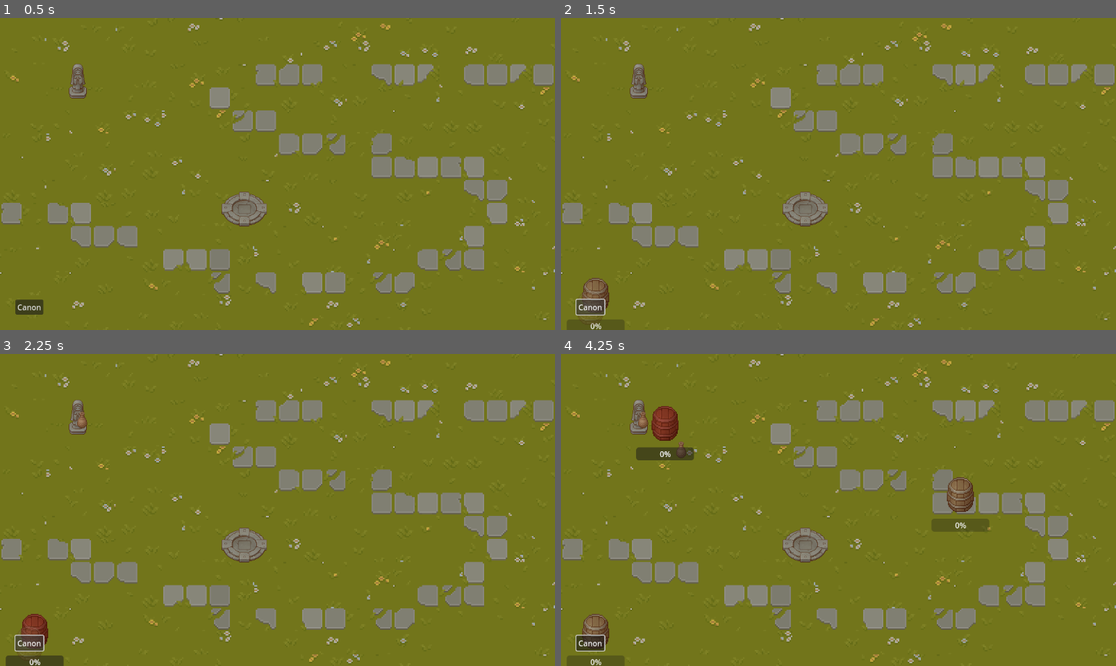
Above: before the commit, frames 1-4 (two rows, left to right).
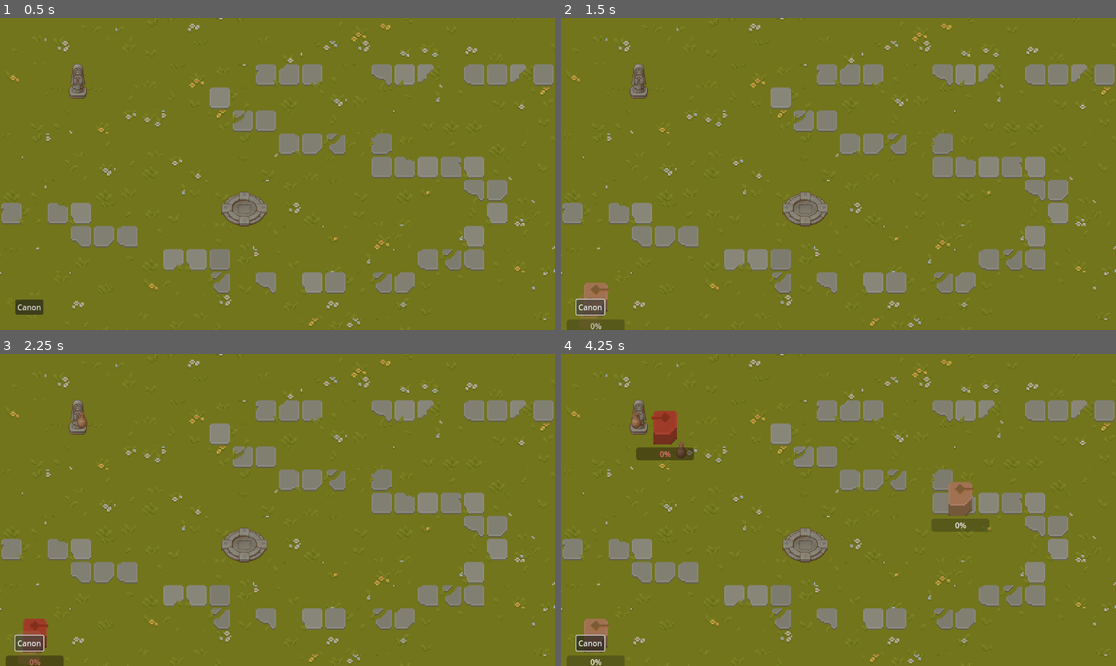
Above: after the commit, the same moments.

Repository: Kinsteen/tower-defense
Game: Godot game, scene res://Main.tscn
Two runs of this game, one before a commit and one after it. Both use one fixed random seed, a clock stepped at 60 frames per second and the inputs below.
Inputs (mouse positions are in pixels of both pictures, inside the frame that each line leads up to):
- Up to frame 1 (0.5 s): no input
- Up to frame 2 (1.5 s): click "Canon" at 0.5 s; click "Canon" at 1.25 s
- Up to frame 3 (2.25 s): click "Canon" at 2 s
- Up to frame 4 (4.25 s): tap Enter at 2.75 s; move the mouse to (960, 494) at 2.77 s; hold Shift 2.78-3.5 s; click (960, 494) at 2.92 s; drag from (727, 525) to (666, 438) at 3.52 s

Frame 1 is identical in both runs. In frame 2, 0.3% of the frame differs, in the area x 3-9%, y 83-100%; in frame 3, 0.3%; in frame 4, 1.3%, in the area x 3-75%, y 16-96%.

Commit message:
Canon now shoots bullets, that hurt enemies

Diff:
--- a/prefabs/Canon.gd
+++ b/prefabs/Canon.gd
@@ -1,5 +1,45 @@
 extends Building
+
+@onready var timer = $Timer
+var target: Node2D
+@export var GOAL: Node2D
+
+const BULLET = preload("res://scenes/Bullet.tscn")
 
 # Custom Canon behavior
 func _ready():
 	super()
+	timer.start()
+
+func _physics_process(delta):
+	var closer_body: Node2D = null
+	var _dist: float = 999999999
+
+	# TODO: should be body closer to objective
+	for body in $Area2D.get_overlapping_bodies():
+		if body is Enemy:
+			var d = body.global_position.distance_to(self.global_position)
+			if d < _dist:
+				closer_body = body
+				_dist = d
+
+	target = closer_body
+
+	if target != null:
+		$Gun.look_at(target.global_position) # Why global?
+
+func _on_body_entered(body):
+	if body is Enemy and target == null:
+		target = body
+
+func _on_body_exited(body):
+	if body == target:
+		target = null
+
+
+func _on_timer_timeout():
+	if target != null:
+		var bullet = BULLET.instantiate()
+		bullet.position = $Gun.position
+		bullet.rotation = $Gun.rotation
+		self.add_child(bullet)
--- a/prefabs/Canon.tscn
+++ b/prefabs/Canon.tscn
@@ -1,15 +1,35 @@
-[gd_scene load_steps=3 format=3 uid="uid://1pw5tb10ntdh"]
+[gd_scene load_steps=5 format=3 uid="uid://1pw5tb10ntdh"]
 
-[ext_resource type="Texture2D" uid="uid://x2giw2kavaqu" path="res://textures/props.png" id="1_bss6j"]
 [ext_resource type="Script" path="res://prefabs/Canon.gd" id="1_by30s"]
+[ext_resource type="Texture2D" uid="uid://kacltvlq4tpk" path="res://textures/canon_base.png" id="2_dd4yw"]
+[ext_resource type="Texture2D" uid="uid://0hp6f5hwglrg" path="res://textures/canon_gun.png" id="3_efrn8"]
+
+[sub_resource type="CircleShape2D" id="CircleShape2D_j0oe3"]
+radius = 350.0
 
 [node name="Canon" type="Node2D" groups=["building"]]
 script = ExtResource("1_by30s")
 
-[node name="Sprite2D" type="Sprite2D" parent="."]
-scale = Vector2(2, 2)
-texture = ExtResource("1_bss6j")
-region_enabled = true
+[node name="Area2D" type="Area2D" parent="."]
+
+[node name="CollisionShape2D" type="CollisionShape2D" parent="Area2D"]
+shape = SubResource("CircleShape2D_j0oe3")
+
+[node name="Base" type="Sprite2D" parent="."]
+position = Vector2(0, -12)
+scale = Vector2(3.5, 3.5)
+texture = ExtResource("2_dd4yw")
 region_rect = Rect2(162, 153, 28, 36)
 
+[node name="Gun" type="Sprite2D" parent="."]
+position = Vector2(4.10951e-07, -12)
+scale = Vector2(3.5, 3.5)
+texture = ExtResource("3_efrn8")
+offset = Vector2(0, 0.5)
+
+[node name="Timer" type="Timer" parent="."]
+
 [connection signal="state_changed" from="." to="." method="_on_state_changed"]
+[connection signal="body_entered" from="Area2D" to="." method="_on_body_entered"]
+[connection signal="body_exited" from="Area2D" to="." method="_on_body_exited"]
+[connection signal="timeout" from="Timer" to="." method="_on_timer_timeout"]
--- a/prefabs/Enemy.gd
+++ b/prefabs/Enemy.gd
@@ -1,4 +1,4 @@
-extends CharacterBody2D
+class_name Enemy extends CharacterBody2D
 
 @export var HP : int = 30
 @export var DAMAGE : int = 10
@@ -24,6 +24,10 @@
 		queue_free()
 
 func _on_area_2d_body_entered(body):
+	if body is Bullet:
+		self.take_damage(10)
+		body.queue_free()
+
 	if body.has_method("take_damage") and body == GOAL:
 		body.take_damage(DAMAGE)
 		queue_free()
--- a/scenes/BuildingPopup.tscn
+++ b/scenes/BuildingPopup.tscn
@@ -4,11 +4,7 @@
 
 [node name="BuildingPopup" type="Control" groups=["building_popup"]]
 layout_mode = 3
-anchors_preset = 15
-anchor_right = 1.0
-anchor_bottom = 1.0
-grow_horizontal = 2
-grow_vertical = 2
+anchors_preset = 0
 script = ExtResource("1_sl8fw")
 
 [node name="VBoxContainer" type="VBoxContainer" parent="."]
--- /dev/null
+++ b/scenes/Bullet.gd
@@ -0,0 +1,17 @@
+class_name Bullet extends RigidBody2D
+
+@export var speed: float
+var life: float = 5 # Seconds
+
+# Called when the node enters the scene tree for the first time.
+func _ready():
+	linear_velocity = Vector2(cos(rotation), sin(rotation)) * speed
+	pass
+
+
+# Called every frame. 'delta' is the elapsed time since the previous frame.
+func _physics_process(delta):
+	life -= delta
+
+	if life < 0:
+		self.queue_free()
--- /dev/null
+++ b/scenes/Bullet.tscn
@@ -0,0 +1,22 @@
+[gd_scene load_steps=4 format=3 uid="uid://bf7e3meg44dvd"]
+
+[ext_resource type="Texture2D" uid="uid://bsmp4qstqbqj" path="res://textures/bullet.png" id="1_dp44w"]
+[ext_resource type="Script" path="res://scenes/Bullet.gd" id="1_pb4ca"]
+
+[sub_resource type="RectangleShape2D" id="RectangleShape2D_fhtlv"]
+size = Vector2(26, 12)
+
+[node name="Bullet" type="RigidBody2D"]
+collision_layer = 3
+collision_mask = 0
+gravity_scale = 0.0
+script = ExtResource("1_pb4ca")
+speed = 1200.0
+
+[node name="Sprite2D" type="Sprite2D" parent="."]
+scale = Vector2(2, 2)
+texture = ExtResource("1_dp44w")
+
+[node name="CollisionShape2D" type="CollisionShape2D" parent="."]
+position = Vector2(1, 0)
+shape = SubResource("RectangleShape2D_fhtlv")
--- a/scripts/Building.gd
+++ b/scripts/Building.gd
@@ -28,7 +28,7 @@
 func _process(delta):
 	if can_place != null:
 		if not can_place.call(self):
-			$Sprite2D.set_modulate(Color(1, .5, .5, 0.8))
+			self.set_modulate(Color(1, .5, .5, 0.8))
 		else:
 			self._on_state_changed(state, state)
 
@@ -45,16 +45,16 @@
 		if event.button_index == MOUSE_BUTTON_LEFT:
 			if state == State.MOVING and can_place.call(self):
 				state = State.IDLE
-		elif event.button_index == MOUSE_BUTTON_RIGHT and is_in_rect($Sprite2D, get_global_mouse_position()):
+		elif event.button_index == MOUSE_BUTTON_RIGHT and is_in_rect($Base, get_global_mouse_position()):
 			if state == State.IDLE:
 				BuildingPopup.create_popup(self)
 
 
 func _on_state_changed(old, new):
 	if new == State.MOVING:
-		$Sprite2D.set_modulate(Color(1, 1, 1, 0.3))
+		self.set_modulate(Color(1, 1, 1, 0.3))
 	elif new == State.IDLE:
-		$Sprite2D.set_modulate(Color(1, 1, 1, 1))
+		self.set_modulate(Color(1, 1, 1, 1))
 
 func is_in_rect(sprite: Sprite2D, position: Vector2):
 	return sprite.get_rect().has_point(to_local(position) / Vector2(sprite.scale.x, sprite.scale.y))
Not shown: 1 places in scenes/GameScene.tscn that only renumber resources
Binary file added: textures/bullet.png
Not shown, added: textures/bullet.png.import
Binary file added: textures/canon_base.png
Not shown, added: textures/canon_base.png.import
Binary file added: textures/canon_gun.png
Not shown, added: textures/canon_gun.png.import
